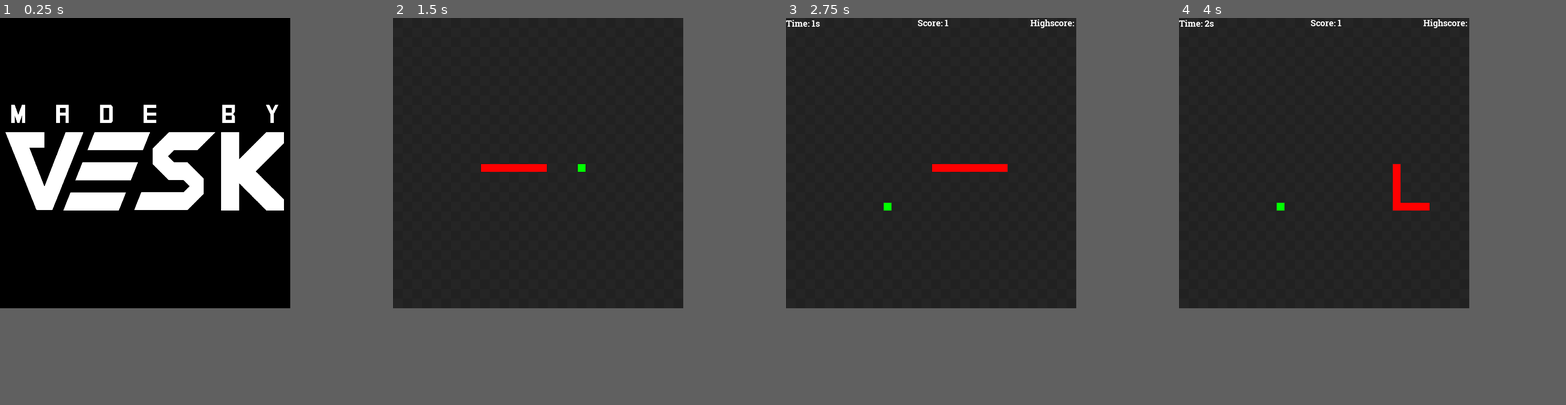
Above: before the commit, frames 1-4 (left to right).
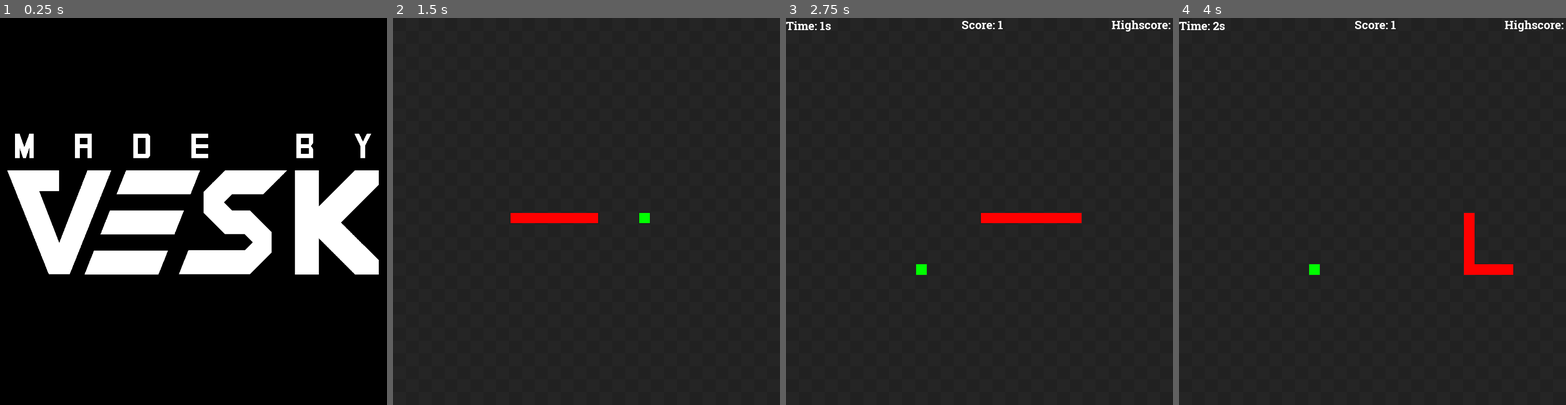
Above: after the commit, the same moments.

Repository: vesk4000/Godol-Snake
Game: Godot game, scene res://Level.tscn
Same seed, same stepped clock (60 frames per second), same inputs: the game is played once before the commit and once after it.
Inputs (mouse positions are in pixels of both pictures, inside the frame that each line leads up to):
- Up to frame 1 (0.25 s): no input
- Up to frame 2 (1.5 s): click "Play" at 0.5 s; click "Play" at 1.25 s
- Up to frame 3 (2.75 s): move the mouse to (994, 149) at 2.02 s; hold Right (ui_right) from 2.03 s (still down)
- Up to frame 4 (4 s): move the mouse to (1264, 176) at 2.77 s; release Right (ui_right) at 2.78 s; hold Down (ui_down) 2.78-3.53 s; move the mouse to (1353, 99) at 3.52 s; hold Right (ui_right) from 3.53 s (still down)
In our replay, the window is 600x600 before the commit and 800x800 after it. These sizes can differ from the game's own. Grey fills any space a smaller window leaves; there, only what the larger window draws over its background counts as a difference.

The runs differ from the first frame. In frame 1, 20% of the frame differs, in the area x 1-98%, y 22-67%; in frame 2, 1.0%; in frame 3, 1.8%; in frame 4, 1.9%.

Commit message:
Fixed some things

Diff:
--- a/Godol' Snake/GUI.tscn
+++ b/Godol' Snake/GUI.tscn
@@ -1,9 +1,6 @@
-[gd_scene load_steps=10 format=2]
+[gd_scene load_steps=8 format=2]
 
 [ext_resource path="res://UI/Fonts/RobotoSlab-Regular.ttf" type="DynamicFontData" id=1]
-[ext_resource path="res://Button.gd" type="Script" id=2]
-[ext_resource path="res://Button2.gd" type="Script" id=3]
-
 
 [sub_resource type="DynamicFont" id=1]
 size = 72
@@ -78,7 +75,6 @@
 text = "Play"
 flat = true
 align = 0
-script = ExtResource( 2 )
 
 [node name="Button2" type="Button" parent="VBoxContainer/CenterContainer2/VBoxContainer"]
 margin_top = 53.0
@@ -88,7 +84,6 @@
 text = "Quit"
 flat = true
 align = 0
-script = ExtResource( 3 )
 [connection signal="focus_entered" from="VBoxContainer/CenterContainer2/VBoxContainer/Button" to="VBoxContainer/CenterContainer2/VBoxContainer/Button" method="_on_Button_focus_entered"]
 [connection signal="focus_exited" from="VBoxContainer/CenterContainer2/VBoxContainer/Button" to="VBoxContainer/CenterContainer2/VBoxContainer/Button" method="_on_Button_focus_exited"]
 [connection signal="focus_entered" from="VBoxContainer/CenterContainer2/VBoxContainer/Button2" to="VBoxContainer/CenterContainer2/VBoxContainer/Button2" method="_on_Button2_focus_entered"]
--- a/Godol' Snake/Level.tscn
+++ b/Godol' Snake/Level.tscn
@@ -28,4 +28,3 @@
 [node name="MainMenu" parent="GUI" instance=ExtResource( 4 )]
 
 [node name="LoadingScreen" parent="GUI" instance=ExtResource( 5 )]
-[connection signal="start_game" from="GUI/MainMenu" to="Node2D/SnakeHead" method="_on_MainMenu_start_game"]
--- a/Godol' Snake/UI/MainMenu.gd
+++ b/Godol' Snake/UI/MainMenu.gd
@@ -9,6 +9,8 @@
 		Vector2(0, -600), Vector2(0, 0), 0.25)
 	Global.quick_tween($VBoxContainer, "rect_size",
 			Vector2(600, 1800), Vector2(600, 600), 0.25)
+	if($"../../Node2D/Fruit"):
+		connect("start_game", $"../../Node2D/SnakeHead", "_on_MainMenu_start_game")
 
 
 
--- a/Godol' Snake/UI/MenuButton.tscn
+++ b/Godol' Snake/UI/MenuButton.tscn
@@ -2,7 +2,6 @@
 
 [ext_resource path="res://UI/Fonts/MainFont.tres" type="DynamicFont" id=1]
 [ext_resource path="res://UI/MenuButton.gd" type="Script" id=2]
-
 
 [sub_resource type="StyleBoxEmpty" id=1]
 
--- a/Godol' Snake/project.godot
+++ b/Godol' Snake/project.godot
@@ -32,6 +32,11 @@
 
 window/size/width=600
 window/size/always_on_top=true
+window/size/test_width=800
+window/size/test_height=800
+window/dpi/allow_hidpi=true
+window/stretch/mode="2d"
+window/stretch/aspect="keep"
 
 [rendering]
 
